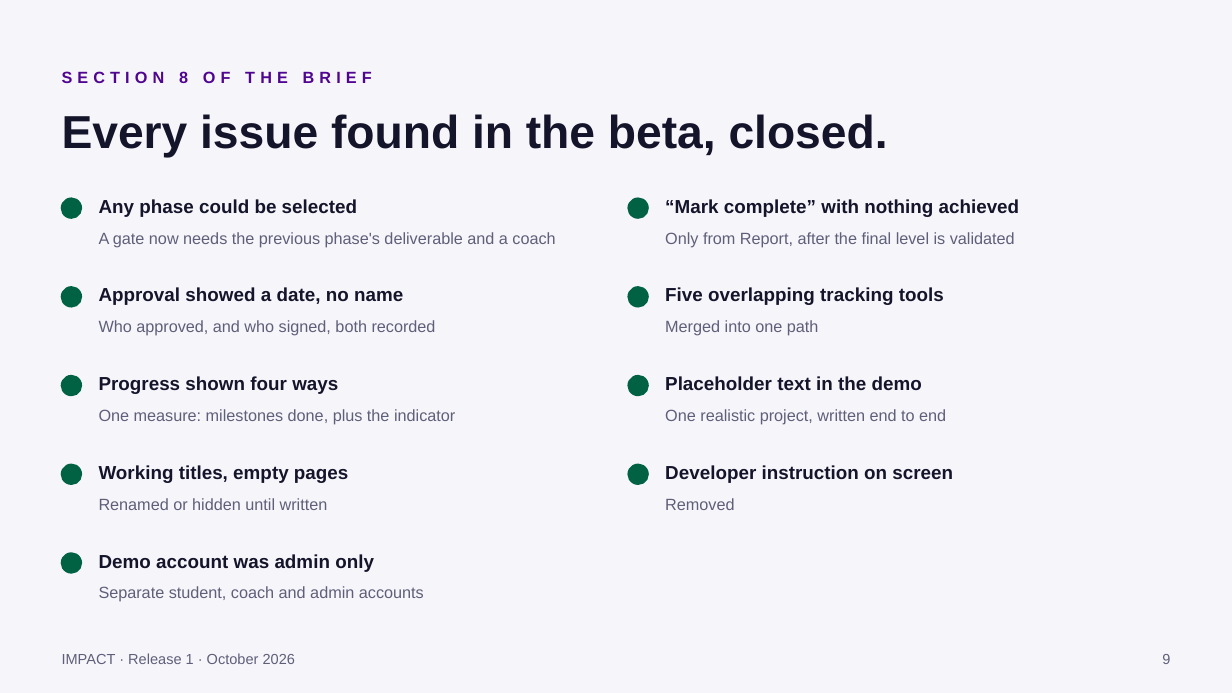
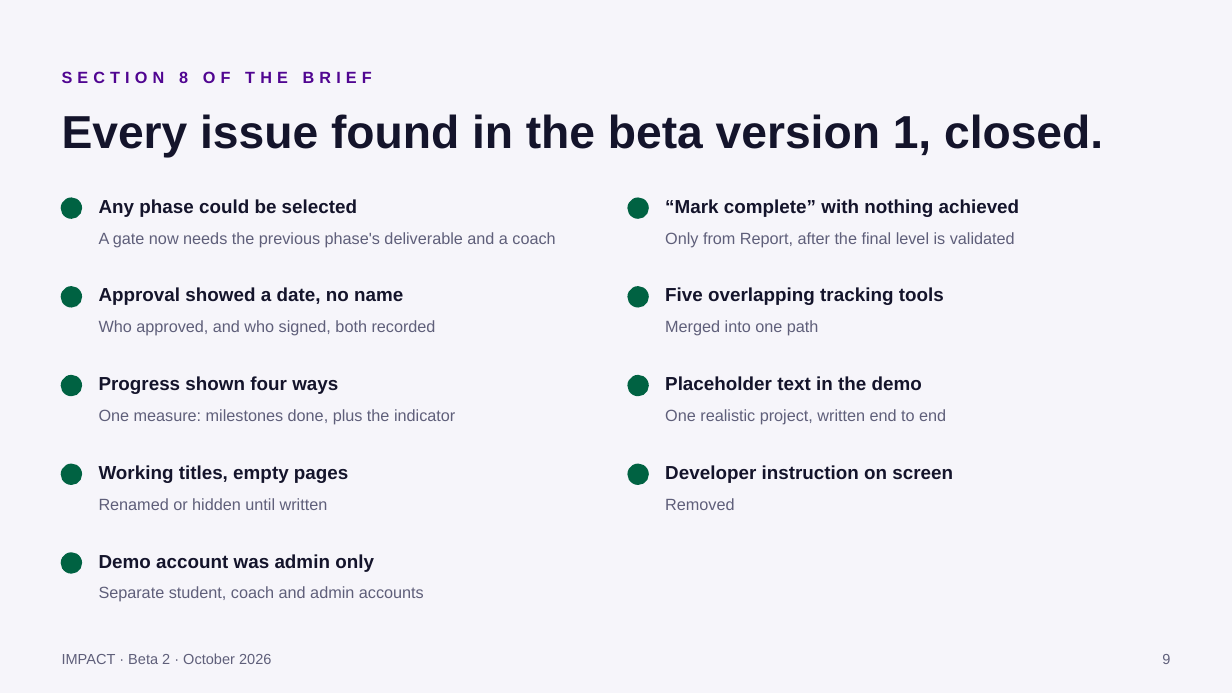
Before and after one commit to alexandermalinsky-brutal-guet-ag/eastwood-impact-lms, a slide deck: slide 8 of docs/IMPACT-Release-1-Demo.pptx (slide 9 before the commit). Drawn at 1232x693 pixels with LibreOffice and Linux fonts; fonts in the diff are those of the drawing. Boxes give left, top, right and bottom in pixels: in the first picture for what was removed or moved away, otherwise in the second. Text is boxed around its words. In the diff, an @@ line names an element or a change of style, - is before the commit and + after.

```diff
--- a/docs/IMPACT-Release-1-Demo.pptx
+++ b/docs/IMPACT-Release-1-Demo.pptx
@@ text at (62, 114, 1103, 157): text changed @@
-Every issue found in the beta, closed.
+Every issue found in the beta version 1, closed.
@@ text at (62, 653, 271, 664): text changed @@
-IMPACT · Release 1 · October 2026
+IMPACT · Beta 2 · October 2026
```
Also in this commit, not shown: 12 other slides changed, 2 slides added, 1 slide removed.
